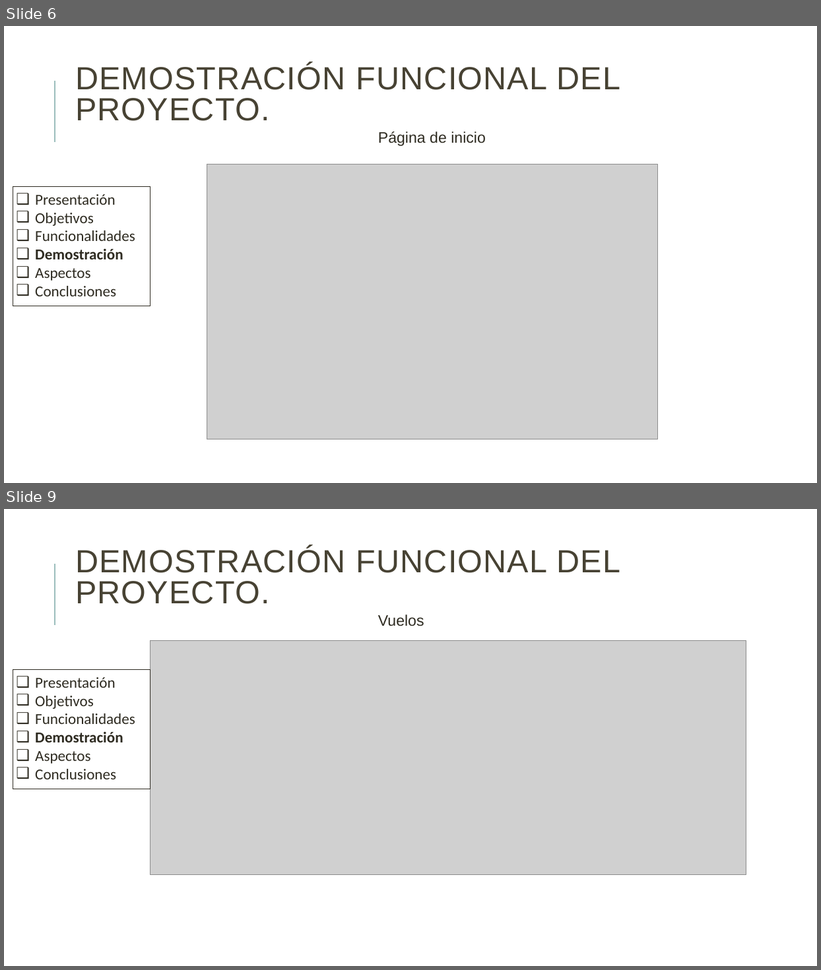
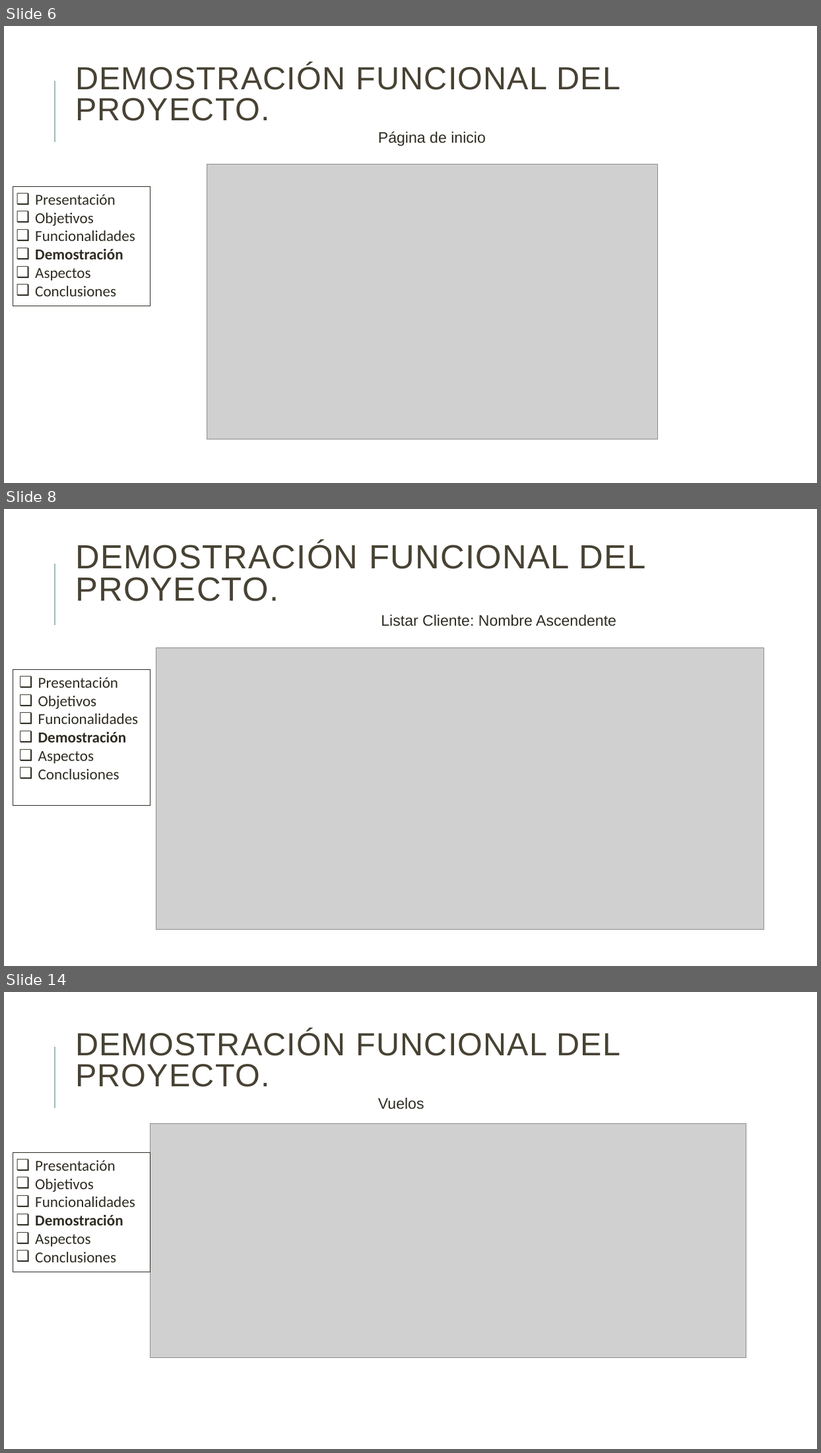
Before and after one commit to danielallhoff/M17-G4-AirDSS, a slide deck: AIRDSS.pptx. Shown one above the other, each under a label of ours: slides 6 and 9 before the commit, slides 6, 8 and 14 after it; the slides between them are not shown. The pictures are 821x970 and 821x1453 pixels, drawn with LibreOffice and Linux fonts; fonts in the diff are those of the drawing; grey boxes stand for pictures. Boxes give left, top, right and bottom in pixels: in the first picture for what was removed or moved away, otherwise in the second. Text is boxed around its words. In the diff, an @@ line names an element or a change of style, - is before the commit and + after.

Commit message:
Añadido cliente y aspectos

```diff
--- a/AIRDSS.pptx
+++ b/AIRDSS.pptx
@@ slide 8 added at <box>4,509,817,966</box>, background #FFFFFF; not listed: 1 template element that a slide beside it also shows @@
@@ title added at <box>75,542,646,601</box>, 39.6 pt, text #474233 @@
+DEMOSTRACIÓN FUNCIONAL DEL PROYECTO.
@@ text added at <box>381,615,616,626</box>, 18 pt, text #2E2B21 @@
+Listar Cliente: Nombre Ascendente
@@ picture added at <box>156,648,765,930</box> @@
@@ rectangle added at <box>13,670,151,805</box>, outline #2E2B21 0.75 pt, 18 pt, text #2E2B21 @@
+❑ Presentación
+❑ Objetivos
+❑ Funcionalidades
+❑ Demostración
+❑ Aspectos
+❑ Conclusiones
@@ what was slide 9 is now slide 14 @@
```
Also in this commit, not shown: 2 slides changed, 5 other slides added.
